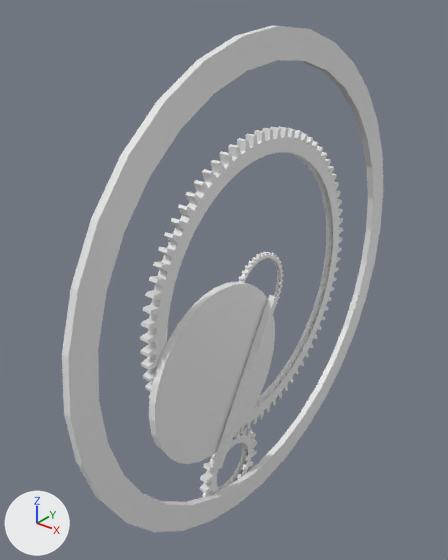
A saved change to the FBX model Assets/Meshes/Venus.fbx.
One viewpoint serves both versions: a camera (50 mm lens) standing at (3.08, -5.11, 6.4) and looking at (-0.81, -0.25, 3.38). The lights are fixed; the arrows at lower left show +X, +Y and +Z. The picture after the commit comes second. Where no turn or scale is listed for an object, it has been applied to the vertices. Vertices at exactly the same position are counted once.

The first picture shows 'Contour.001', 'Cube', 'Cylinder.006', 'Gear', 'Gear.001', 'Gear.002'.
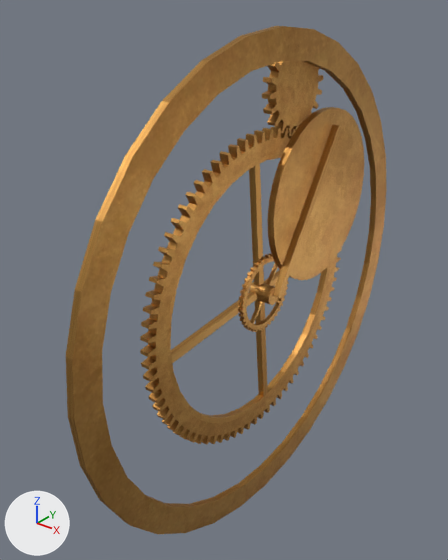
The newer file is also turned or shifted as a whole; pictures and numbers use the older file's frame.

Boxes (x1, y1, x2, y2) around the edits, measured in the pictures (448 x 560 px; the box of a moved part takes in the faces that stretch with it):
'Contour.001', recoloured, moved: before (62, 26, 383, 532); after (66, 26, 387, 534)
'Cylinder.006', recoloured, reshaped (76% narrower, 87% shorter): before (149, 282, 275, 464); after (249, 282, 278, 305)
'Gear.002', recoloured: (140, 127, 342, 438) in both
'Cercle', added (brown): after (267, 107, 364, 280)
'Contour.002', added: after (167, 152, 331, 423)
'Cube', recoloured, moved, turned: before (212, 295, 278, 469); after (272, 125, 342, 299)
'GearCote', added (brown): after (262, 61, 323, 136)
'Gear.001', deleted: before (200, 426, 257, 497)
'Gear', recoloured, moved: before (239, 252, 284, 303); after (238, 253, 289, 332)
'Contour.003', added (brown): after (245, 260, 285, 327)
part 1 of me_cylinder_020, moved or reshaped: before (149, 282, 275, 464); after (267, 107, 364, 280)

Patch to the scene script:
```diff
--- a/Assets/Meshes/Venus.fbx.py
+++ b/Assets/Meshes/Venus.fbx.py
@@ mat_brass_011 @@
+mat_brass_011 = bpy.data.materials.new('Brass.011')
+# uses the picture img_brass_basecolor_jpg
+# uses the picture img_brass_metallic_jpg
+# uses the picture img_brass_normal_opengl_jpg
@@ mat_brass @@
+mat_brass = bpy.data.materials.new('Brass')
+# uses the picture img_brass_basecolor_jpg
+# uses the picture img_brass_metallic_jpg
+# uses the picture img_brass_normal_opengl_jpg
@@ mat_brass_009 @@
+mat_brass_009 = bpy.data.materials.new('Brass.009')
+# uses the picture img_brass_basecolor_jpg
+# uses the picture img_brass_metallic_jpg
+# uses the picture img_brass_normal_opengl_jpg
@@ mat_brass_010 @@
+mat_brass_010 = bpy.data.materials.new('Brass.010')
+# uses the picture img_brass_basecolor_jpg
+# uses the picture img_brass_metallic_jpg
+# uses the picture img_brass_normal_opengl_jpg
@@ me_cylinder_020 @@
 # used by ob_cylinder_006; location = (-0.4, -0.85, 2.63); rotation_euler = (3.142, 1.571, 0.0), in degrees (180, 90, 0); scale = (1.0, 1.0, 0.04)
-me_cylinder_020.from_pydata(...)  # 64 vertices, 34 faces; spans x -1.0..1.0, y -1.0..1.0, z -1.0..1.0
+me_cylinder_020.from_pydata(...)  # 64 vertices, 34 faces; spans x -0.04..0.04, y -1.0..1.0, z -1.0..1.0
+# me_cylinder_020 part 1: the whole mesh is multiplied about its middle by the matrix ((0.0, 0.0, -0.04), (0.0, 1.0, 0.0), (1.0, 0.0, 0.0))
+me_cylinder_020.materials.append(mat_brass)
@@ me_gear_002 @@
 me_gear_002.from_pydata(...)  # 1760 vertices, 1440 faces; spans x -1.8..1.8, y -1.8..1.8, z -0.05..0.05
+me_gear_002.materials.append(mat_brass)
@@ me_cube @@
 me_cube.from_pydata(...)  # 8 vertices, 6 faces; spans x -1.0..1.0, y -1.0..1.0, z -2.0..0.0
+me_cube.materials.append(mat_brass)
@@ me_cylinder_019 @@
 me_cylinder_019.from_pydata(...)  # 128 vertices, 68 faces; spans x -1.0..1.0, y -1.0..1.0, z -1.0..1.0
+me_cylinder_019.materials.append(mat_brass)
@@ me_gear @@
 me_gear.from_pydata(...)  # 880 vertices, 720 faces; spans x -1.8..1.8, y -1.8..1.8, z -0.05..0.05
+me_gear.materials.append(mat_brass)
@@ me_cylinder_022 @@
+me_cylinder_022.from_pydata(...)  # 64 vertices, 34 faces; spans x -0.71..-0.51, y -0.95..-0.75, z -2.61..4.11
+me_cylinder_022.materials.append(mat_brass_011)
@@ ob_cylinder_006 @@
-ob_cylinder_006 = bpy.data.objects.new('Cylinder.006', me_cylinder_020)
+ob_cylinder_006 = bpy.data.objects.new('Cylinder.006', me_cylinder_022)
 ob_cylinder_006.location = (-0.4, -0.85, 2.63)
@@ ob_cube @@
 ob_cube = bpy.data.objects.new('Cube', me_cube)
-ob_cube.location = (-0.3, 0.0, 3.24)
-ob_cube.rotation_euler = (0.527, 0.0, -3.142)  # degrees (30, 0, -180)
+ob_cube.location = (-0.27, 0.0, 3.24)
+ob_cube.rotation_euler = (0.569, 3.142, 0.0)  # degrees (33, 180, 0)
 ob_cube.scale = (0.04, 0.04, 1.0)
@@ ob_contour_001 @@
 ob_contour_001 = bpy.data.objects.new('Contour.001', me_cylinder_019)
-ob_contour_001.location = (-0.4, 0.0, 3.24)
+ob_contour_001.location = (-0.36, 0.0, 3.24)
 ob_contour_001.rotation_euler = (3.142, 1.571, 0.0)  # degrees (180, 90, 0)
@@ ob_gear_001 @@
-ob_gear_001 = bpy.data.objects.new('Gear.001', me_gear_001)
@@ ob_gear @@
 ob_gear = bpy.data.objects.new('Gear', me_gear)
-ob_gear.location = (-0.5, 0.0, 3.24)
+ob_gear.location = (-0.43, 0.0, 3.24)
 ob_gear.rotation_euler = (3.142, 1.571, 0.0)  # degrees (180, 90, 0)
@@ ob_cercle @@
+ob_cercle = bpy.data.objects.new('Cercle', me_cylinder_020)
+ob_cercle.location = (-0.36, 0.98, 4.13)
@@ ob_contour_002 @@
+ob_contour_002 = bpy.data.objects.new('Contour.002', me_cylinder_016)  # 160 vertices, 100 faces; spans x -0.04..0.04, y -1.68..1.68, z -1.68..1.68
+ob_contour_002.location = (-0.5, 0.0, 3.24)
@@ ob_contour_003 @@
+ob_contour_003 = bpy.data.objects.new('Contour.003', me_cylinder_021)  # 160 vertices, 100 faces; spans x -0.024..0.024, y -0.415..0.415, z -0.415..0.415
+ob_contour_003.location = (-0.43, 0.0, 3.24)
@@ ob_gearcote @@
+ob_gearcote = bpy.data.objects.new('GearCote', me_gear_001_1)  # 440 vertices, 360 faces; spans x -0.05..0.05, y -0.5..0.5, z -0.5..0.5
+ob_gearcote.location = (-0.5, 0.52, 5.4)
```
